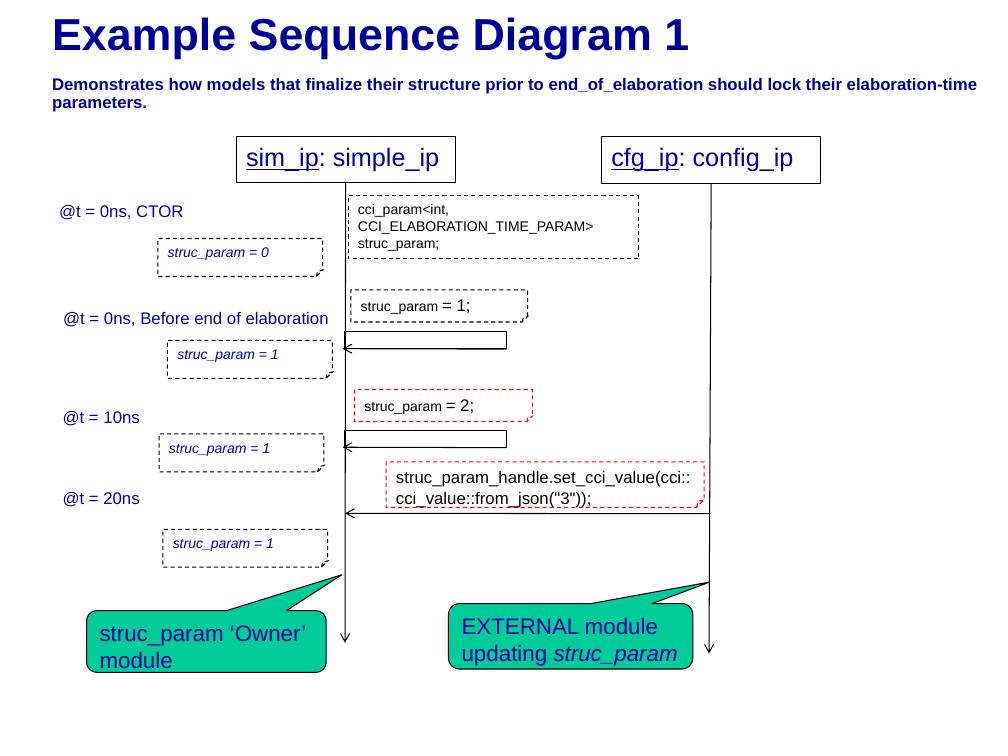
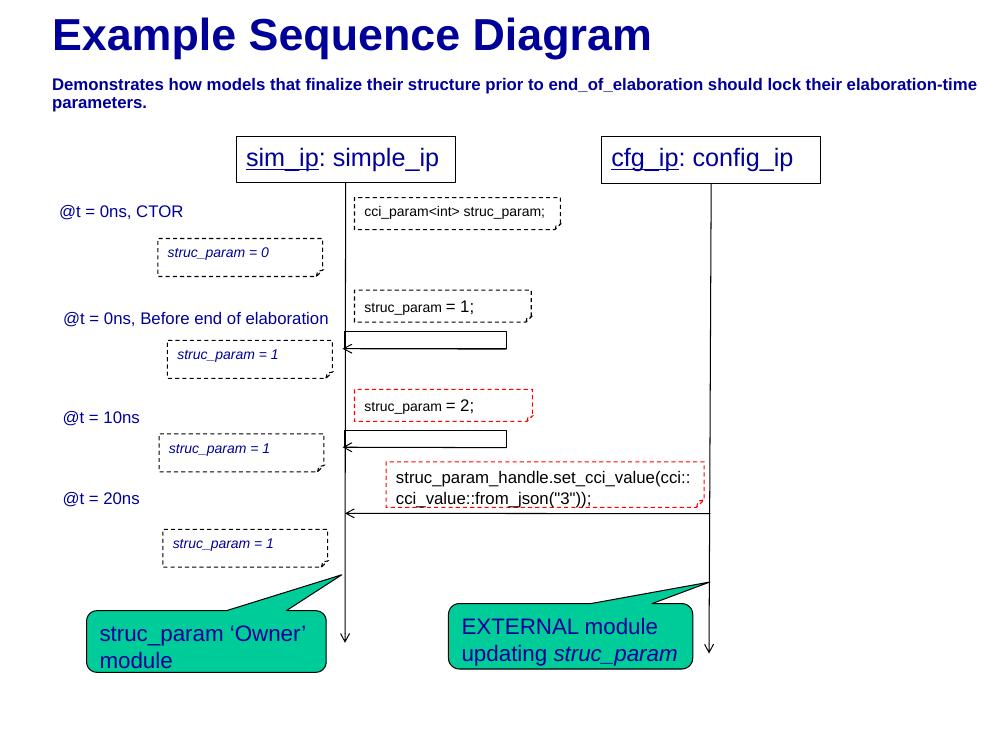
Before and after one commit to accellera-official/cci, a slide deck: slide 3 of examples/ex03_Elab_Time_Param/docs/ex03_Elab_Time_Param.ppt. Drawn at 1008x756 pixels with LibreOffice and Linux fonts; fonts in the diff are those of the drawing; background and template pictures are left out. Boxes give left, top, right and bottom in pixels: in the first picture for what was removed or moved away, otherwise in the second. Text is boxed around its words. In the diff, an @@ line names an element or a change of style, - is before the commit and + after.

Commit message:
PPT terminology updates and cleanup
Update the tutorial and examples PowerPoint presentations to reflect
changes in terminology and perform general cleanup.

```diff
--- a/examples/ex03_Elab_Time_Param/docs/ex03_Elab_Time_Param.ppt
+++ b/examples/ex03_Elab_Time_Param/docs/ex03_Elab_Time_Param.ppt
@@ title at (52,17,977,112): text changed @@
-Example Sequence Diagram 1
-Demonstrates how models that finalize their structure prior to end_of_elaboration should lock their elaboration-time parameters.
+Example Sequence Diagram
+Demonstrates how models that finalize their structure prior to end_of_elaboration should lock their elaboration-time parameters.
@@ folded corner "cci_param<int> struc_param;": place and size @@
-folded corner "cci_param<int> struc_param;" at (348,196,638,259)
+folded corner "cci_param<int> struc_param;" at (355,198,560,230)
@@ folded corner "cci_param<int> struc_param;" at (355,198,560,230): proportions changed @@
@@ text in folded corner at (364,206,545,219): text changed @@
-cci_param<int, CCI_ELABORATION_TIME_PARAM> struc_param;
+cci_param<int> struc_param;
@@ folded corner "struc_param = 1;": place and size @@
-folded corner "struc_param = 1;" at (351,290,527,323)
+folded corner "struc_param = 1;" at (355,290,531,323)
```
Also in this commit, not shown: 1 other slide changed, 2 slides removed, 10 other files.
